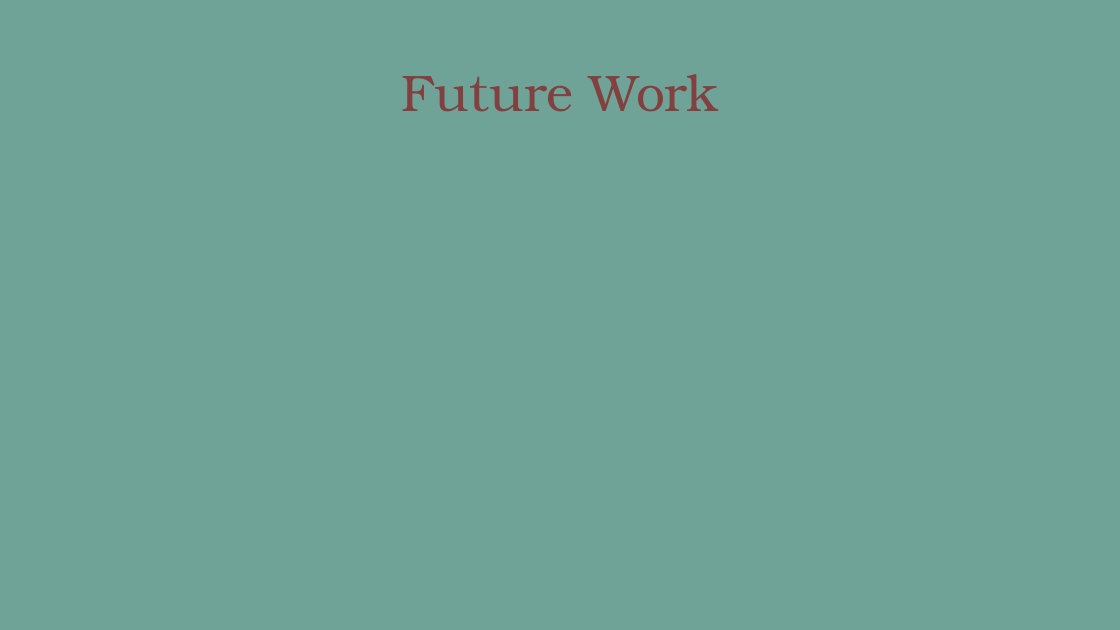
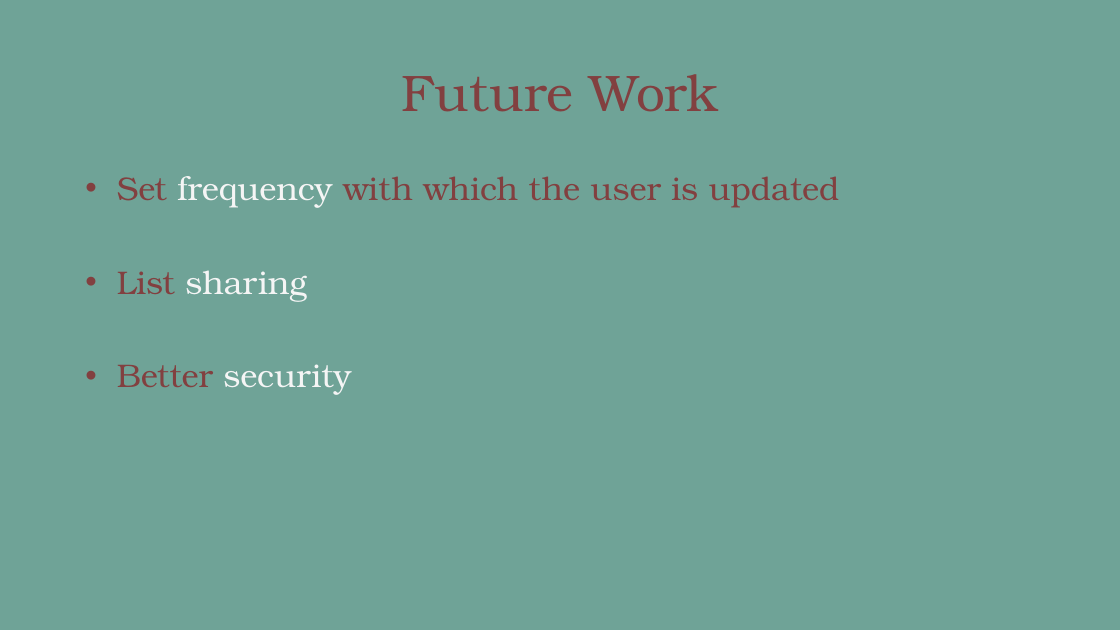
Before and after one commit to Su-Tangnu/NotifyMe, a slide deck: slide 30 of NotifyMe.pptx. Drawn at 1120x630 pixels with LibreOffice and Linux fonts; fonts in the diff are those of the drawing. Boxes give left, top, right and bottom in pixels: in the first picture for what was removed or moved away, otherwise in the second. Text is boxed around its words. In the diff, an @@ line names an element or a change of style, - is before the commit and + after.

Commit message:
Added future work.

```diff
--- a/NotifyMe.pptx
+++ b/NotifyMe.pptx
@@ text added at bbox=[117, 176, 840, 395], 28 pt, text #824040 @@
+• Set frequency with which the user is updated
+• List sharing
+• Better security
```
Also in this commit, not shown: 4 other slides changed.
